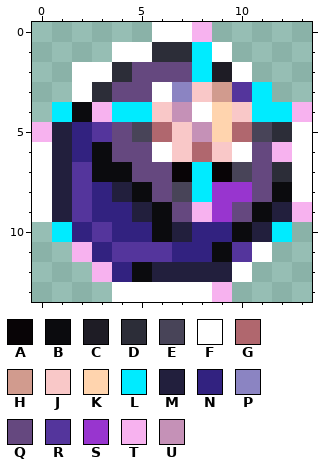
Two states of a pixel-art sprite, Items/Weapons/Summon/AuroreanStarballProj.png. Above, as it was before the edit.
The file is 28x28 pixels, drawn in blocks of 2x2; one block is one cell here.
Palette (. is transparent): A #080406  B #0b0b0e  C #1e1c25  D #2c2d38  E #484458  F #ffffff  G #b0676e  H #d19b8e  J #f9c8c8  K #ffd4ae  L #00ebff  M #221f3d  N #322280  P #8b84c2  Q #65487f  R #54359c  S #9835cf  T #f7b2ef  U #c591b7
Pixels before, first column x 0:
 0 ......FFT.....
 1 ....FFDDLF....
 2 ..FFDQQQLCF...
 3 ..FDQQFPJHRL..
 4 .LBTLLJUFKJLLT
 5 TMNRQEGJUKGEDF
 6 FMNBQQFJGJFQTF
 7 FMRBBQQALAEQDF
 8 FMRNMBQELSSQBF
 9 FMRNNMBQTSQBMT
10 .LNRNNBMNNBML.
11 ..TNRRRNNBRF..
12 ...TNBMMMMF...
13 ....FFFFFT....
Once edited:
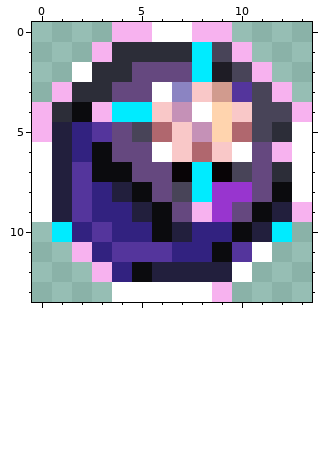
The edit:
y 0: x 4..5 .. -> TT; x 9 . -> T
y 1: x 3..5 .FF -> TDD; x 9..10 F. -> ET
y 2: x 3 F -> D; x 10..11 F. -> ET
y 3: x 1..2 .F -> TD; x 11..12 L. -> ET
y 4: x 0..1 .L -> TD; x 11..12 LL -> EE
Boxes around the changes in both pictures, in picture pixels (x1, y1, x2, y2):
changed: (32, 22, 152, 122)
changed: (212, 22, 292, 122)
